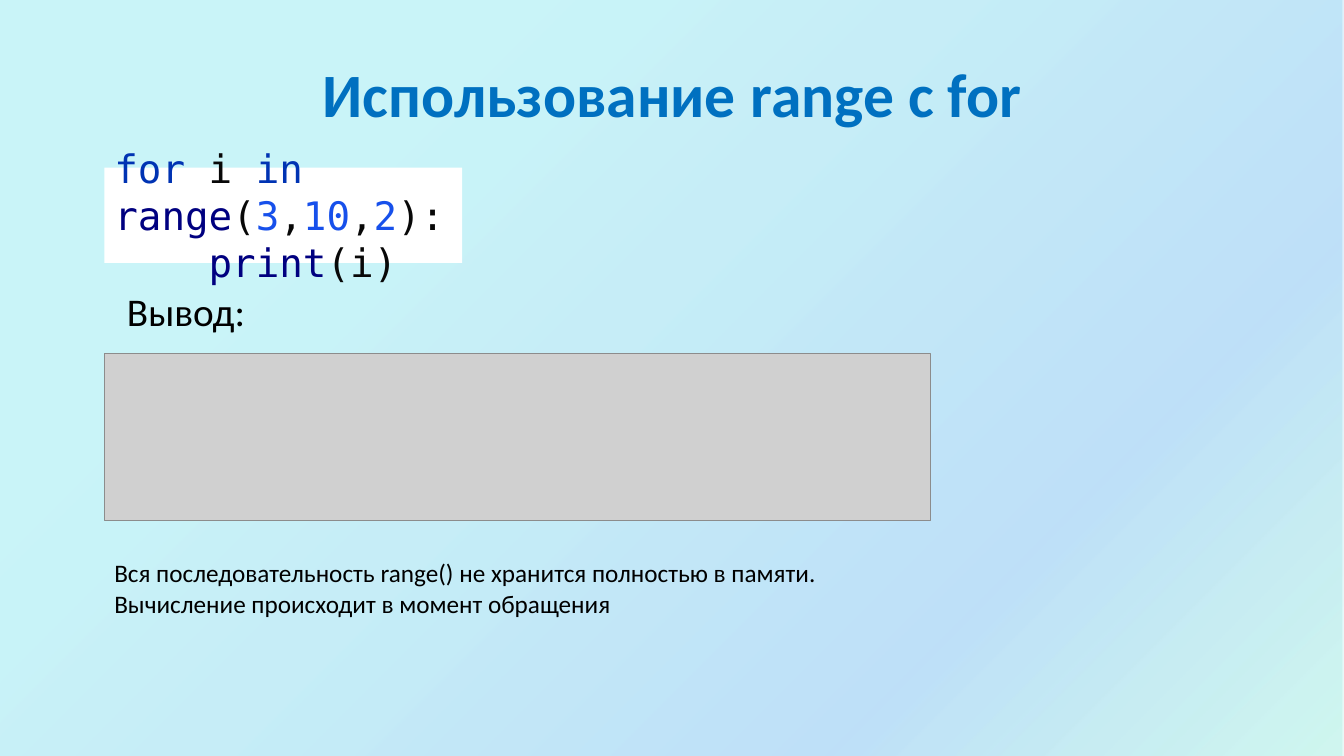
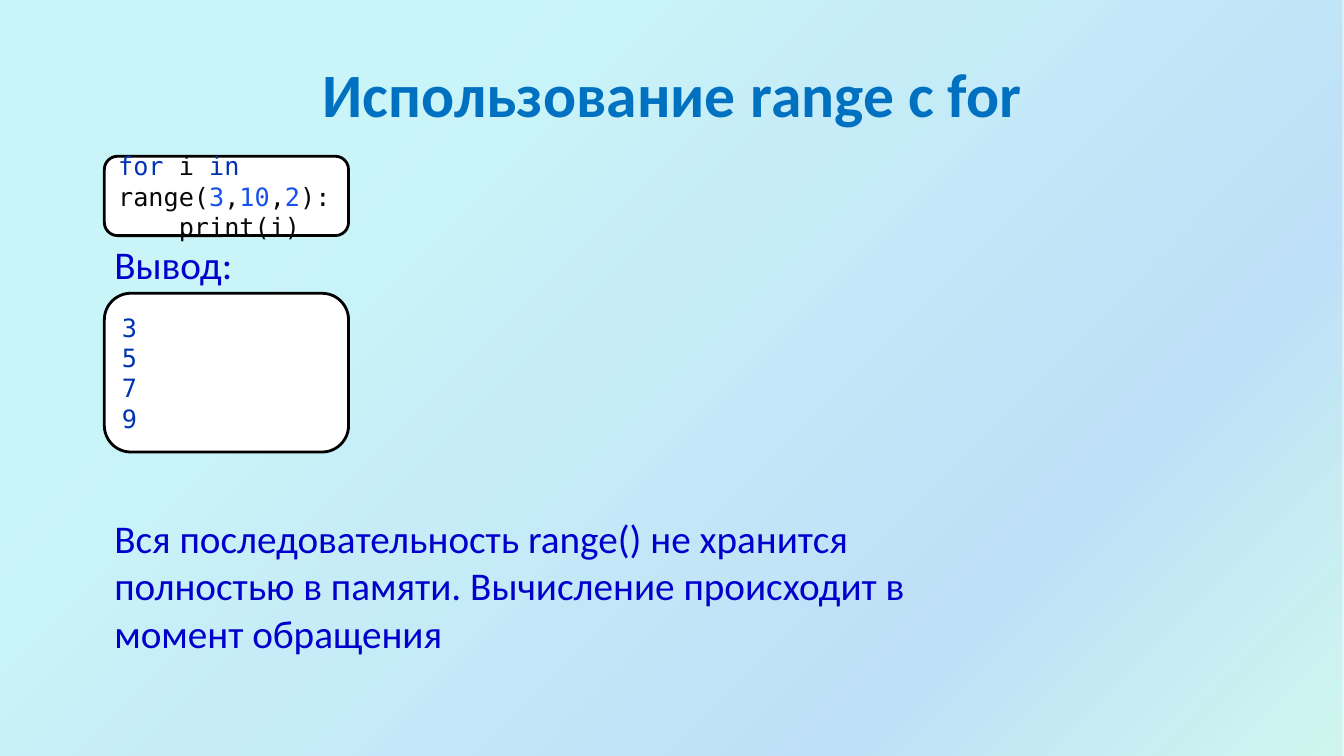
Before and after one commit to divorcehehehe/python, a slide deck: slide 21 of lesson01/Introduction.pptx. Drawn at 1344x756 pixels with LibreOffice and Linux fonts; fonts in the diff are those of the drawing; grey boxes stand for pictures; background and template pictures are left out. Boxes give left, top, right and bottom in pixels: in the first picture for what was removed or moved away, otherwise in the second. Text is boxed around its words. In the diff, an @@ line names an element or a change of style, - is before the commit and + after.

```diff
--- a/lesson01/Introduction.pptx
+++ b/lesson01/Introduction.pptx
@@ rounded rectangle "for i in range(3,10,2): print(i)": place and size @@
-rounded rectangle "for i in range(3,10,2): print(i)" at [114,153,444,285]
+rounded rectangle "for i in range(3,10,2): print(i)" at [105,156,349,236]
@@ rounded rectangle "for i in range(3,10,2): print(i)" at [105,156,349,236]: size 28 to 18 pt; text colour #000080 to #080808 in "range(3,10,2): print(i)"; outline none to #000000 2 pt @@
@@ text "Вывод:": place and size @@
-text "Вывод:" at [127,301,245,333]
+text "Вывод:" at [114,254,232,286]
@@ text "Вывод:" at [114,254,232,286]: text colour #000000 to #0000CC @@
@@ rounded rectangle added at [105,293,349,452], fill #FFFFFF, outline #000000 2 pt, 18 pt, text #0033B3 @@
+3
+5
+7
+9
@@ picture removed at [105,354,932,520] @@
@@ text "Вся последовательность range() не хранится ...": place and size @@
-text "Вся последовательность range() не хранится ..." at [114,563,815,617]
+text "Вся последовательность range() не хранится ..." at [114,524,905,655]
@@ text "Вся последовательность range() не хранится ..." at [114,524,905,655]: size 18 to 28 pt, text colour #000000 to #0000CC @@
```
Also in this commit, not shown: 14 other slides changed, 1 slide added, 39 slides removed.
